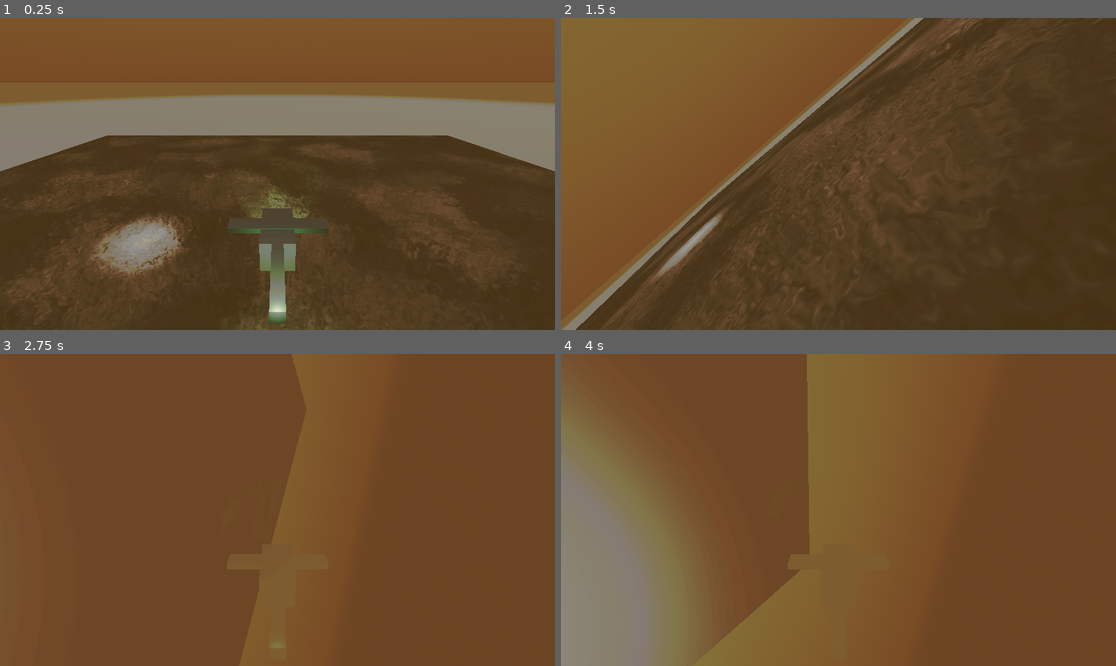
Above: before the commit, frames 1-4 (two rows, left to right).
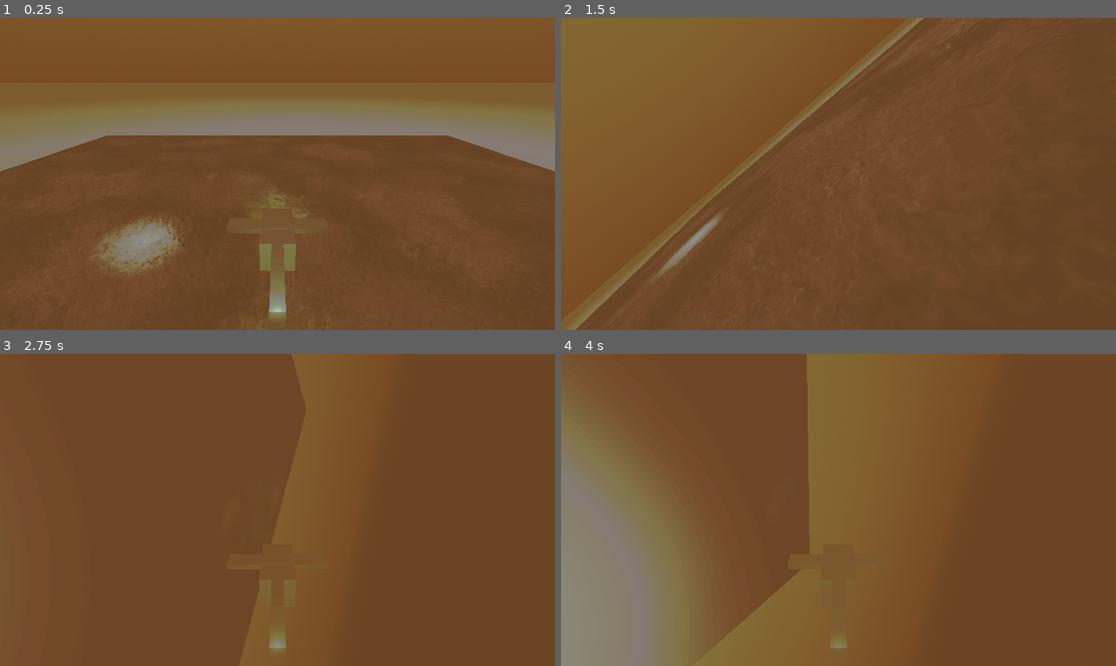
Above: after the commit, the same moments.

Repository: fracter2/here-be-le-dragon
Game: Godot game, scene res://Content/World.tscn
Same seed, same stepped clock (60 frames per second), same inputs: the game is played once before the commit and once after it.
Inputs:
- Up to frame 1 (0.25 s): no input
- Up to frame 2 (1.5 s): hold D (barrel_right) 0.53-1.28 s; tap P (flip_pitch) at 0.6, 1.35 s; hold Down (pitch_down) from 1.28 s (still down)
- Up to frame 3 (2.75 s): release Down (pitch_down) at 2.03 s; hold D (barrel_right) from 2.03 s (still down); tap P (flip_pitch) at 2.1 s
- Up to frame 4 (4 s): release D (barrel_right) at 2.78 s; hold Up (pitch_up) 2.78-3.53 s; tap P (flip_pitch) at 2.85, 3.6 s; hold A (barrel_left) from 3.53 s (still down)

The runs differ from the first frame. In frame 1, 58% of the frame differs, in the area x 0-100%, y 24-100%; in frame 2, 57%; in frame 3, less than 0.1%; in frame 4, less than 0.1%.

Commit message:
Increased height of fog

Diff:
--- a/Content/World.tscn
+++ b/Content/World.tscn
@@ -34,10 +34,10 @@
 fog_sun_scatter = 0.33
 fog_density = 1.0
 fog_sky_affect = 0.809
-fog_height = 8.31
-fog_height_density = 0.1822
-fog_depth_curve = 0.225313
-fog_depth_begin = 149.9
+fog_height = 30.32
+fog_height_density = 0.0611
+fog_depth_curve = 0.0563288
+fog_depth_begin = 50.0
 fog_depth_end = 250.0
 adjustment_enabled = true
 adjustment_color_correction = SubResource("GradientTexture1D_t4kx2")
